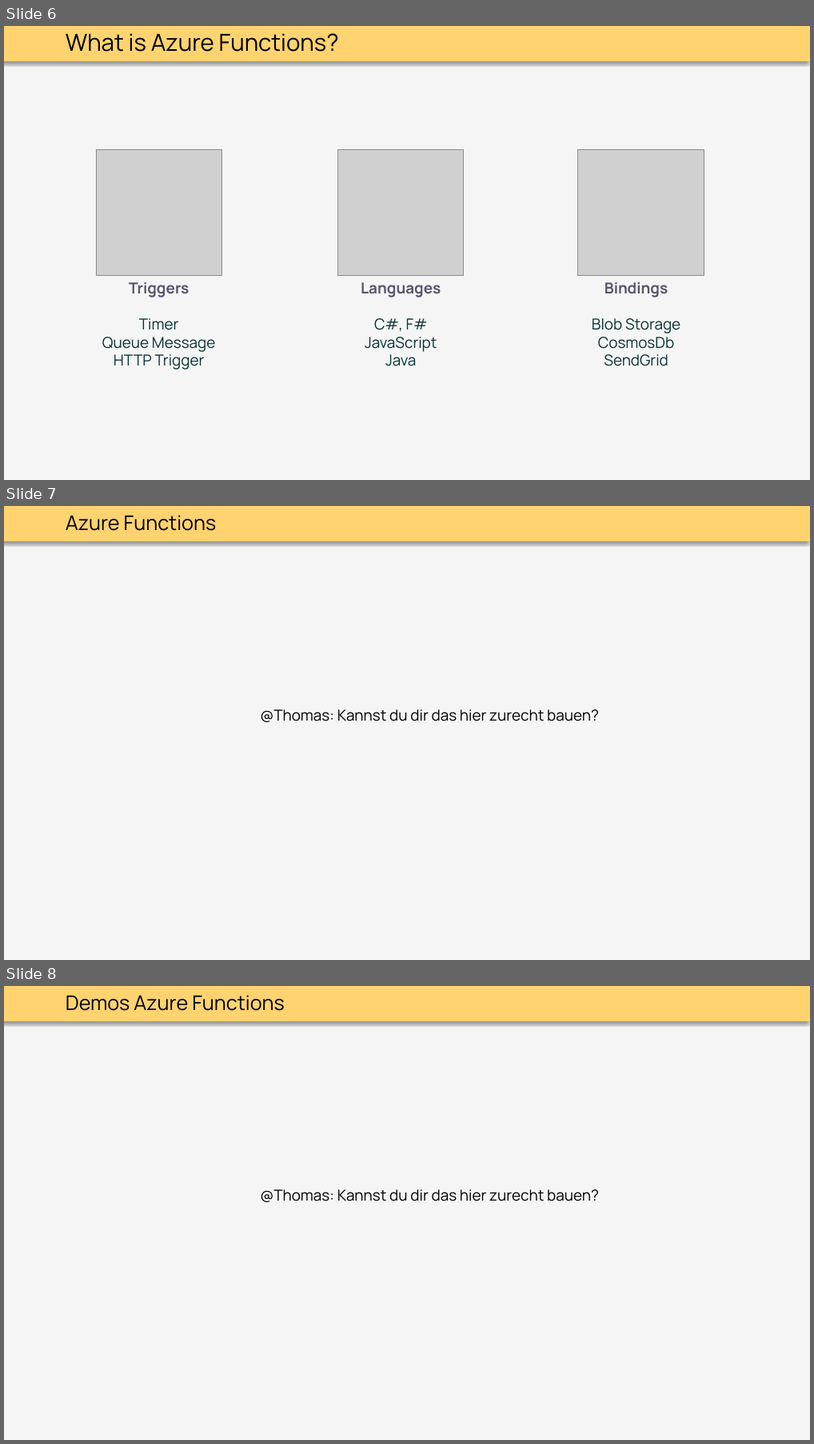
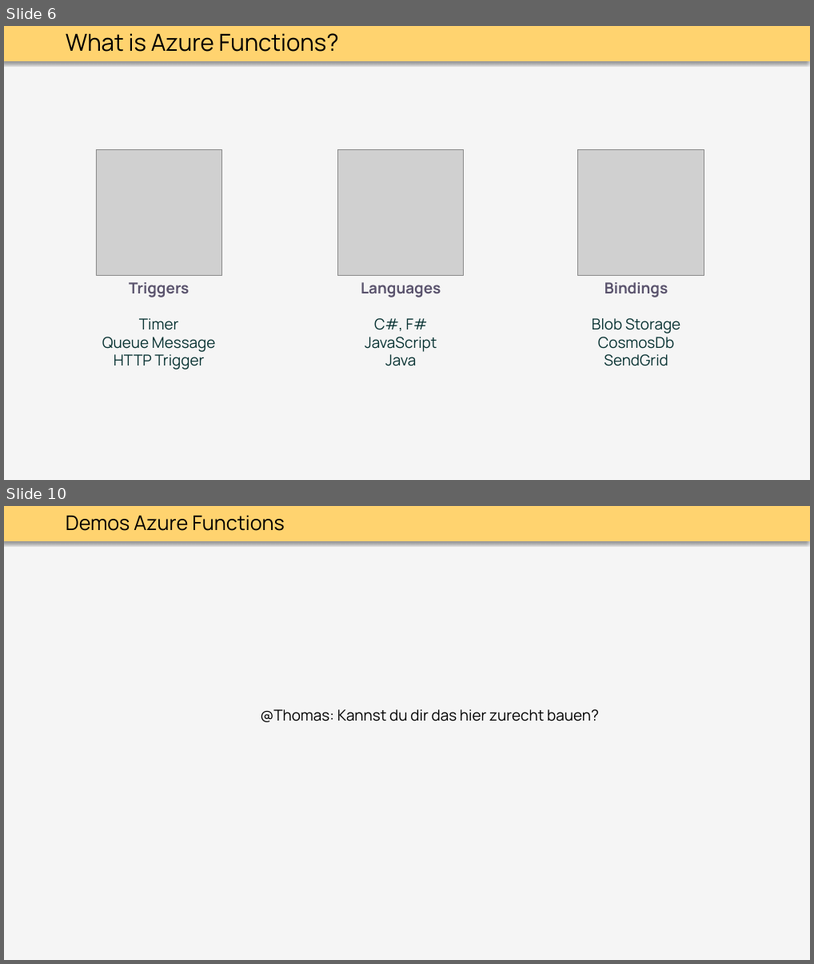
Before and after one commit to thoemmi/DurableFunctionsMeetupRosenheim, a slide deck: slides/Durable_Functions.pptx. Shown one above the other, each under a label of ours: slides 6, 7 and 8 before the commit, slides 6 and 10 after it; the slides between them are not shown. The pictures are 814x1444 and 814x964 pixels, drawn with LibreOffice and Linux fonts; fonts in the diff are those of the drawing; grey boxes stand for pictures. Boxes give left, top, right and bottom in pixels: in the first picture for what was removed or moved away, otherwise in the second. Text is boxed around its words. In the diff, an @@ line names an element or a change of style, - is before the commit and + after.

```diff
--- a/slides/Durable_Functions.pptx
+++ b/slides/Durable_Functions.pptx
@@ slide 7 removed at <box>4,506,810,960</box>, background #F5F5F5; not listed: 1 template element that a slide beside it also shows @@
@@ text removed at <box>66,515,217,531</box> @@
-Azure Functions
@@ text removed at <box>260,709,599,722</box> @@
-@Thomas: Kannst du dir das hier zurecht bauen?
@@ what was slide 8 is now slide 10 @@
```
Also in this commit, not shown: 4 slides added.
